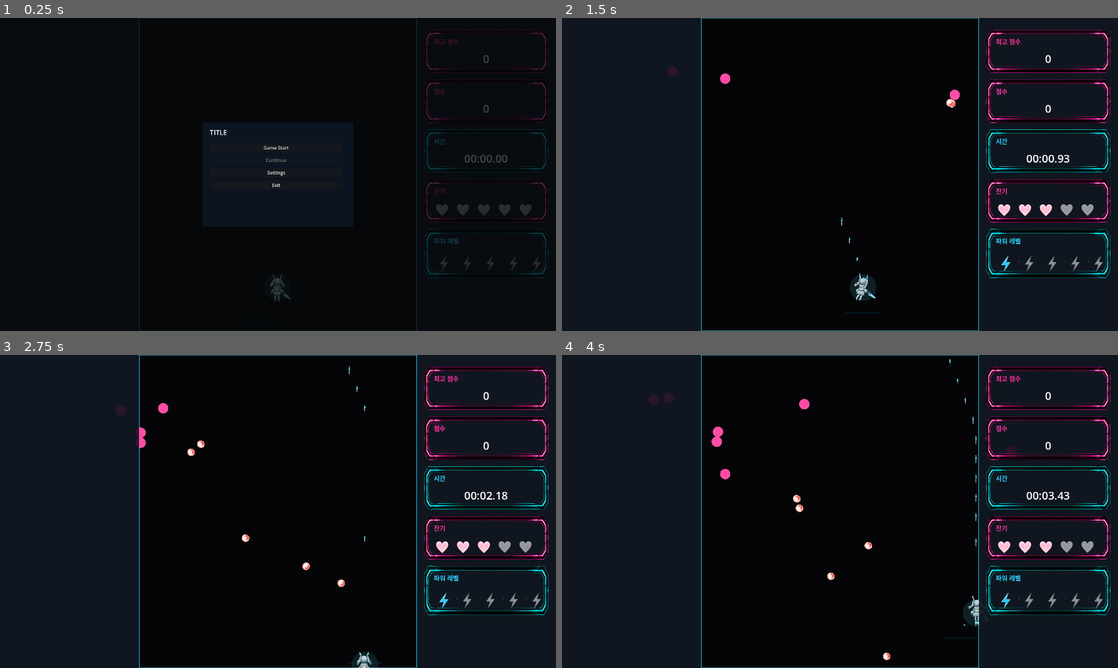
Above: before the commit, frames 1-4 (two rows, left to right).
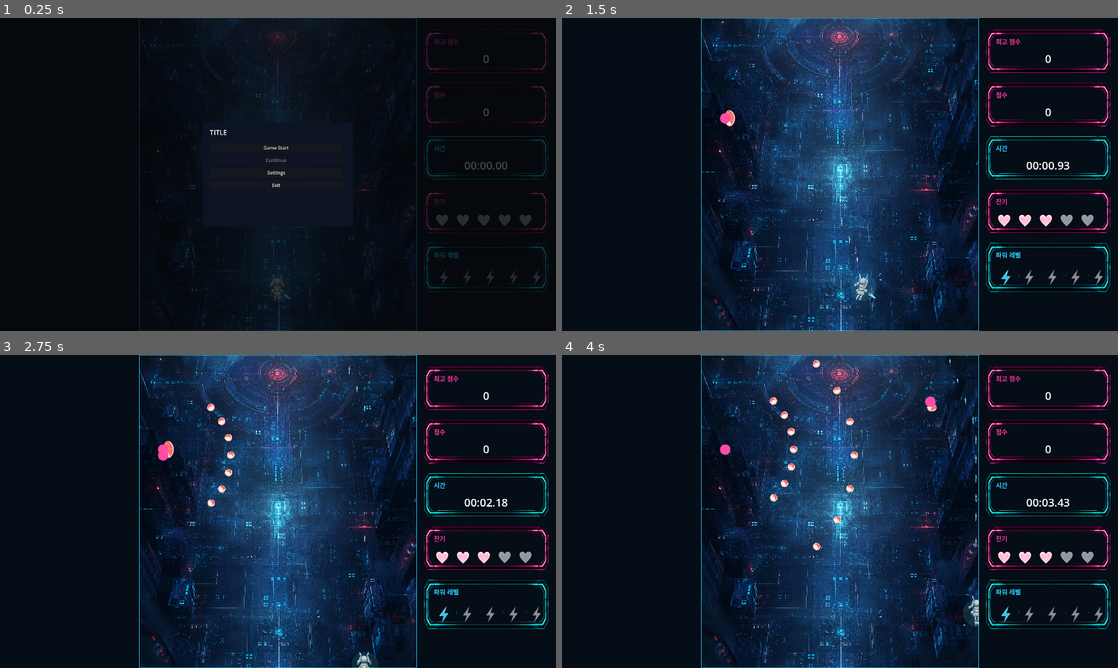
Above: after the commit, the same moments.

Repository: 20230933/project-R
Game: Godot game, scene res://scenes/main.tscn
The game is run twice, just before and just after one commit, with the same random seed, the same clock (stepped at 60 frames per second) and the same inputs.
Inputs:
- Up to frame 1 (0.25 s): no input
- Up to frame 2 (1.5 s): click "Game Start" at 0.5 s; hold Right (move_right) from 1.28 s (still down); hold Z (shoot) from 1.28 s (still down)
- Up to frame 3 (2.75 s): release Right (move_right) at 2.03 s; release Z (shoot) at 2.03 s; hold Down (move_down) from 2.03 s (still down); tap Shift (focus) at 2.1 s; tap Z (shoot) at 2.3 s
- Up to frame 4 (4 s): release Down (move_down) at 2.78 s; hold Right (move_right) 2.78-3.53 s; hold Z (shoot) 2.78-3.53 s; tap X (format) at 2.85 s; hold Up (move_up) from 3.53 s (still down); tap Z (shoot) at 3.6 s

The runs differ from the first frame. In frame 1, 6.8% of the frame differs, in the area x 25-99%, y 0-100%; in frame 2, 49%; in frame 3, 49%; in frame 4, 49%, in the area x 15-100%, y 0-100%.

Commit message:
밸런스 추가

Diff:
--- a/scripts/game.gd
+++ b/scripts/game.gd
@@ -24,9 +24,7 @@
 const BOSS_LAST_SEGMENT := 1
 const BOSS_BULLET_HOMING := 0.06
 
-const BOSS_INTRO_VIDEO_PATH := "res://보스 등장.mp4"
-const BOSS_INTRO_FALLBACK_IMAGE_PATH := "res://보스 스탠딩일러.jpg"
-const BOSS_INTRO_FALLBACK_DURATION := 2.6
+const TEX_BG := "res://배경.png"
 
 const PLAYER_SHOT_SFX_CANDIDATES := [
 	"res://공격 효과음.mp3",
@@ -35,6 +33,15 @@
 const PLAYER_SHOT_SFX_MIN_INTERVAL := 0.12
 
 const ENEMY_POST_FIRE_HANG := 0.65
+
+const ENEMY_PATTERN_ADD_AIMED := 0
+const ENEMY_PATTERN_ADD_FAN := 1
+const ENEMY_PATTERN_ADD_RING := 2
+const ENEMY_PATTERN_AIMED := 10
+const ENEMY_PATTERN_FAN := 11
+const ENEMY_PATTERN_RING := 12
+const ENEMY_PATTERN_SPIRAL := 13
+const ENEMY_PATTERN_CROSS := 14
 
 const WAVE_1_END := 40.0
 const WAVE_2_END := 80.0
@@ -99,7 +106,7 @@
 const HUD_PANEL_SIZE := Vector2(430, 150)
 const HUD_PANEL_X := 24.0
 const HUD_PANEL_Y := 40.0
-const HUD_PANEL_GAP := 22.0
+const HUD_PANEL_GAP := 34.0
 const HUD_TITLE_FS := 22
 const HUD_VALUE_FS := 38
 const HUD_ICON_SIZE := 44.0
@@ -135,8 +142,8 @@
 	var fullscreen := false
 	var settings_from := "title"
 	var format_flash_until := 0.0
-	var boss_intro_playing := false
-	var boss_intro_until := 0.0
+	var hp_score_next := 0
+	var hp_score_step := 0
 
 class Bullet:
 	var active := false
@@ -167,6 +174,11 @@
 	var attack_time := 2.4
 	var pattern := 0
 	var fired := false
+	var repeat_left := 0
+	var repeat_cd := 0.0
+	var repeat_interval := 1.0
+	var spiral_angle := 0.0
+	var fixed_dir := Vector2.DOWN
 
 class Boss:
 	var pos := Vector2.ZERO
@@ -221,6 +233,7 @@
 var tex_hp_off: Texture2D = null
 var tex_lv_on: Texture2D = null
 var tex_lv_off: Texture2D = null
+var tex_bg: Texture2D = null
 
 var player_frames: Array[Texture2D] = []
 var boss_idle_frames: Array[Texture2D] = []
@@ -252,10 +265,6 @@
 func _process(delta: float) -> void:
 	if state.paused:
 		return
-	if state.boss_intro_playing:
-		_update_boss_intro(delta)
-		queue_redraw()
-		return
 
 	player_anim_t += delta
 
@@ -272,6 +281,9 @@
 
 func _draw() -> void:
 	draw_rect(FIELD_RECT, COLOR_FIELD)
+	if tex_bg != null:
+		var center := FIELD_RECT.position + FIELD_RECT.size * 0.5
+		_draw_tex_cover(tex_bg, center, FIELD_RECT.size)
 	draw_rect(FIELD_RECT, COLOR_LINE, false, 2.0)
 
 	for b in player_bullets:
@@ -327,6 +339,7 @@
 	tex_hp_off = load(TEX_ICON_HP_OFF) as Texture2D
 	tex_lv_on = load(TEX_ICON_LV_ON) as Texture2D
 	tex_lv_off = load(TEX_ICON_LV_OFF) as Texture2D
+	tex_bg = load(TEX_BG) as Texture2D
 
 	player_frames = _split_sheet_columns(tex_lumi_sheet, 5)
 	boss_idle_frames = _split_sheet_columns(tex_boss_idle_sheet, 5)
@@ -357,6 +370,19 @@
 	if sz.y <= 0:
 		return
 	var scale := desired_height / float(sz.y)
+	draw_set_transform(pos, 0.0, Vector2(scale, scale))
+	draw_texture(tex, -sz * 0.5)
+	draw_set_transform(Vector2.ZERO, 0.0, Vector2.ONE)
+
+func _draw_tex_cover(tex: Texture2D, pos: Vector2, desired_size: Vector2) -> void:
+	if tex == null:
+		return
+	var sz: Vector2 = Vector2(tex.get_size())
+	if sz.x <= 0.0 or sz.y <= 0.0:
+		return
+	var scale_x := desired_size.x / sz.x
+	var scale_y := desired_size.y / sz.y
+	var scale := maxf(scale_x, scale_y)
 	draw_set_transform(pos, 0.0, Vector2(scale, scale))
 	draw_texture(tex, -sz * 0.5)
 	draw_set_transform(Vector2.ZERO, 0.0, Vector2.ONE)
@@ -483,14 +509,14 @@
 	ui_layer.add_child(hud)
 
 	var left_panel := ColorRect.new()
-	left_panel.color = Color(0.02, 0.05, 0.09, 0.85)
+	left_panel.color = Color(0.02, 0.05, 0.09, 1.0)
 	left_panel.size = Vector2(480, 1080)
 	left_panel.mouse_filter = Control.MOUSE_FILTER_IGNORE
 	hud.add_child(left_panel)
 
 
 	var right_panel := ColorRect.new()
-	right_panel.color = Color(0.02, 0.05, 0.09, 0.85)
+	right_panel.color = Color(0.02, 0.05, 0.09, 1.0)
 	right_panel.size = Vector2(480, 1080)
 	right_panel.position = Vector2(1440, 0)
 	right_panel.mouse_filter = Control.MOUSE_FILTER_IGNORE
@@ -583,7 +609,6 @@
 	])
 
 	ui["settings_overlay"] = _make_settings_overlay(ui_layer)
-	ui["boss_intro_overlay"] = _make_boss_intro_overlay(ui_layer)
 
 
 func _make_value_panel(parent: Control, bg_tex: Texture2D, title_text: String, value_text: String, title_color: Color) -> Label:
@@ -689,7 +714,7 @@
 	icons.add_theme_constant_override("separation", 10)
 	panel.add_child(icons)
 
-	var display_max := 6
+	var display_max := 5
 	for i in range(display_max):
 		var icon := TextureRect.new()
 		icon.texture = tex_lv_off
@@ -1080,8 +1105,8 @@
 	state.wave_phase = 1
 	state.wave_count = 0
 	state.format_flash_until = 0.0
-	state.boss_intro_playing = false
-	state.boss_intro_until = 0.0
+	state.hp_score_next = 0
+	state.hp_score_step = 0
 
 	player.pos = Vector2(FIELD_RECT.position.x + FIELD_RECT.size.x * 0.5, FIELD_RECT.size.y - 150)
 	player.shoot_cd = 0.0
@@ -1093,7 +1118,6 @@
 	boss_anim_t = 0.0
 	boss_stun_until = 0.0
 	boss_death_playing = false
-	_stop_boss_intro()
 	player_facing = Facing.DOWN
 	player_anim_t = 0.0
 	_release_pool(player_bullets)
@@ -1211,11 +1235,11 @@
 			# Straight + slight curves left/right.
 			return [-12.0, 0.0, 12.0]
 		4:
-			# Two straight + two curved.
-			return [0.0, 0.0, -12.0, 12.0]
+			# Clean 4-way spread.
+			return [-10.0, -4.0, 4.0, 10.0]
 		5:
-			# One center straight, two left and two right separated.
-			return [-30.0, -15.0, 0.0, 15.0, 30.0]
+			# Tight 5-way for stable feel at max level.
+			return [-12.0, -6.0, 0.0, 6.0, 12.0]
 		_:
 			return [0.0]
 
@@ -1301,9 +1325,8 @@
 			it.active = false
 
 func _update_enemies(delta: float) -> void:
-	if state.time >= ENEMY_WAVE_TIME and boss == null and not state.boss_intro_playing:
-		_start_boss_intro()
-		return
+	if state.time >= ENEMY_WAVE_TIME and boss == null:
+		_spawn_boss()
 
 	# Continuous spawns from start until boss defeat (result screen pauses processing).
 	# Do not spawn during boss death animation.
@@ -1312,12 +1335,12 @@
 		if state.enemy_spawn_cd <= 0.0:
 			var boss_mode := boss != null
 			state.enemy_spawn_cd = _enemy_spawn_interval(boss_mode)
-			_spawn_attack_enemy(boss_mode)
-			# Occasionally spawn an extra attacker for variety.
-			if boss_mode and rng.randf() < 0.35:
+			if boss_mode:
 				_spawn_attack_enemy(true)
-			elif (not boss_mode) and rng.randf() < 0.22:
-				_spawn_attack_enemy(false)
+				if rng.randf() < 0.35:
+					_spawn_attack_enemy(true)
+			else:
+				_spawn_preboss_pattern(state.time)
 
 	if state.time < ENEMY_WAVE_TIME:
 		var phase := _current_wave_phase(state.time)
@@ -1335,18 +1358,22 @@
 					e.t = 0.0
 					e.fired = false
 					e.shoot_cd = rng.randf_range(0.08, 0.18)
+					e.repeat_cd = 0.0
 				else:
 					e.pos += (d0 / max(dist0, 1.0)) * e.enter_speed * delta
 			1:
-				# Single, quick attack (not a sustained bullet-hell pattern), then a short hang time.
 				if not e.fired:
 					e.shoot_cd -= delta
 					if e.shoot_cd <= 0.0:
 						e.fired = true
 						e.t = 0.0
+				else:
+					e.repeat_cd -= delta
+					if e.repeat_left > 0 and e.repeat_cd <= 0.0:
 						_enemy_fire(e)
-				else:
-					if e.t >= ENEMY_POST_FIRE_HANG:
+						e.repeat_left -= 1
+						e.repeat_cd = e.repeat_interval
+					if e.repeat_left <= 0 and e.t >= e.attack_time:
 						e.state = 2
 			2:
 				e.pos += e.exit_vel * delta
@@ -1359,8 +1386,11 @@
 func _enemy_spawn_interval(boss_mode: bool) -> float:
 	if boss_mode:
 		return BOSS_ADD_SPAWN_INTERVAL
-	# Before boss, ramp up by phase.
-	return _current_wave_interval(state.time)
+	if state.time < 60.0:
+		return 1.2
+	if state.time < 75.0:
+		return 1.0
+	return 0.9
 
 func _spawn_attack_enemy(is_boss_add: bool) -> void:
 	var e := Enemy.new()
@@ -1395,11 +1425,14 @@
 	e.pattern = rng.randi_range(0, 2)
 	match e.pattern:
 		0:
-			e.shoot_interval = 0.9 if is_boss_add else 1.1
+			e.pattern = ENEMY_PATTERN_ADD_AIMED
+			_set_enemy_repeat(e, 1, 1.0, ENEMY_POST_FIRE_HANG)
 		1:
-			e.shoot_interval = 1.1 if is_boss_add else 1.3
+			e.pattern = ENEMY_PATTERN_ADD_FAN
+			_set_enemy_repeat(e, 1, 1.0, ENEMY_POST_FIRE_HANG)
 		2:
-			e.shoot_interval = 1.4 if is_boss_add else 1.6
+			e.pattern = ENEMY_PATTERN_ADD_RING
+			_set_enemy_repeat(e, 1, 1.0, ENEMY_POST_FIRE_HANG)
 	enemies.append(e)
 
 func _spawn_enemy_at(pos: Vector2, speed: float, shoot_interval: float) -> void:
@@ -1416,7 +1449,8 @@
 	e.attack_time = 2.2
 	e.shoot_interval = shoot_interval
 	e.shoot_cd = shoot_interval
-	e.pattern = rng.randi_range(0, 2)
+	e.pattern = ENEMY_PATTERN_AIMED
+	_set_enemy_repeat(e, 1, 1.0, ENEMY_POST_FIRE_HANG)
 
 	var tx: float = clampf(pos.x, FIELD_RECT.position.x + 90.0, FIELD_RECT.position.x + FIELD_RECT.size.x - 90.0)
 	var ty := rng.randf_range(140.0, 260.0)
@@ -1424,137 +1458,145 @@
 	e.exit_vel = Vector2(0, -240.0)
 	enemies.append(e)
 
-func _make_boss_intro_overlay(parent: CanvasLayer) -> Control:
-	var overlay := Control.new()
-	overlay.name = "BossIntroOverlay"
-	overlay.anchor_right = 1.0
-	overlay.anchor_bottom = 1.0
-	overlay.size = WINDOW_SIZE
-	overlay.visible = false
-	parent.add_child(overlay)
-
-	var dim := ColorRect.new()
-	dim.color = Color(0.0, 0.0, 0.0, 0.92)
-	dim.anchor_right = 1.0
-	dim.anchor_bottom = 1.0
-	dim.mouse_filter = Control.MOUSE_FILTER_STOP
-	overlay.add_child(dim)
-
-	var fallback := TextureRect.new()
-	fallback.name = "FallbackImage"
-	fallback.anchor_right = 1.0
-	fallback.anchor_bottom = 1.0
-	fallback.size = WINDOW_SIZE
-	fallback.expand_mode = TextureRect.EXPAND_IGNORE_SIZE
-	fallback.stretch_mode = TextureRect.STRETCH_KEEP_ASPECT_CENTERED
-	fallback.visible = false
-	overlay.add_child(fallback)
-
-	var video := VideoStreamPlayer.new()
-	video.name = "IntroVideo"
-	video.anchor_right = 1.0
-	video.anchor_bottom = 1.0
-	video.size = WINDOW_SIZE
-	video.expand = true
-	video.loop = false
-	video.visible = false
-	video.finished.connect(_on_boss_intro_video_finished)
-	overlay.add_child(video)
-
-	ui["boss_intro_video"] = video
-	ui["boss_intro_fallback"] = fallback
-	return overlay
-
-func _start_boss_intro() -> void:
-	# Prevent re-entry.
-	if state.boss_intro_playing or boss != null:
-		return
-	state.boss_intro_playing = true
-	state.boss_intro_until = 0.0
-
-	# Clean the field for the intro.
-	enemies.clear()
-	for b: Bullet in player_bullets:
-		b.active = false
-	for b2: Bullet in enemy_bullets:
-		b2.active = false
-	for it: Item in items:
-		it.active = false
-
-	var overlay: Control = ui["boss_intro_overlay"]
-	overlay.visible = true
-	ui["pause_overlay"].visible = false
-	ui["title_overlay"].visible = false
-	ui["result_overlay"].visible = false
-	ui["settings_overlay"].visible = false
-
-	var video: VideoStreamPlayer = ui["boss_intro_video"]
-	var fallback: TextureRect = ui["boss_intro_fallback"]
-
-	var stream := load(BOSS_INTRO_VIDEO_PATH)
-	if stream != null:
-		video.stream = stream
-		fallback.visible = false
-		video.visible = true
-		video.play()
+func _set_enemy_repeat(e: Enemy, shots: int, interval: float, hang: float) -> void:
+	e.repeat_left = shots
+	e.repeat_interval = interval
+	e.repeat_cd = 0.0
+	e.attack_time = float(shots) * interval + hang
+
+func _spawn_preboss_pattern(time_sec: float) -> void:
+	state.wave_count += 1
+	var r := rng.randf()
+	if time_sec < 60.0:
+		if r < 0.65:
+			_spawn_pattern_aimed()
+		else:
+			_spawn_pattern_fan()
+		return
+	if time_sec < 75.0:
+		if r < 0.45:
+			_spawn_pattern_aimed()
+		elif r < 0.75:
+			_spawn_pattern_ring()
+		else:
+			_spawn_pattern_cross()
+		return
+	# 75~90s: push spiral + cross, with a little aimed for rhythm.
+	if r < 0.45:
+		_spawn_pattern_spiral()
+	elif r < 0.8:
+		_spawn_pattern_cross()
 	else:
-		_add_log("Boss intro video not supported/missing: " + BOSS_INTRO_VIDEO_PATH)
-		var tex := load(BOSS_INTRO_FALLBACK_IMAGE_PATH)
-		fallback.texture = tex
-		fallback.visible = true
-		video.visible = false
-		state.boss_intro_until = BOSS_INTRO_FALLBACK_DURATION
-
-func _stop_boss_intro() -> void:
-	if not ui.has("boss_intro_overlay"):
-		return
-	var overlay: Control = ui["boss_intro_overlay"]
-	overlay.visible = false
-	if ui.has("boss_intro_video"):
-		var video: VideoStreamPlayer = ui["boss_intro_video"]
-		video.stop()
-		video.visible = false
-	if ui.has("boss_intro_fallback"):
-		var fallback: TextureRect = ui["boss_intro_fallback"]
-		fallback.visible = false
-	state.boss_intro_playing = false
-	state.boss_intro_until = 0.0
-
-func _update_boss_intro(delta: float) -> void:
-	# Fallback timer path (when video can't be played).
-	if state.boss_intro_until > 0.0:
-		state.boss_intro_until -= delta
-		if state.boss_intro_until <= 0.0:
-			_finish_boss_intro()
-			return
-
-func _on_boss_intro_video_finished() -> void:
-	_finish_boss_intro()
-
-func _finish_boss_intro() -> void:
-	if not state.boss_intro_playing:
-		return
-	_stop_boss_intro()
-	_spawn_boss()
+		_spawn_pattern_aimed()
+
+func _spawn_pattern_aimed() -> void:
+	var e := _spawn_pattern_base(Vector2(rng.randf_range(FIELD_RECT.position.x + 120.0, FIELD_RECT.position.x + FIELD_RECT.size.x - 120.0), -60.0))
+	e.pattern = ENEMY_PATTERN_AIMED
+	_set_enemy_repeat(e, 1, 1.0, ENEMY_POST_FIRE_HANG)
+
+func _spawn_pattern_fan() -> void:
+	var mode := rng.randi_range(0, 2)
+	var e: Enemy
+	if mode == 0:
+		e = _spawn_pattern_base(Vector2(rng.randf_range(FIELD_RECT.position.x + 140.0, FIELD_RECT.position.x + FIELD_RECT.size.x - 140.0), -60.0))
+		e.fixed_dir = Vector2.DOWN
+	else:
+		var y := rng.randf_range(160.0, 420.0)
+		if mode == 1:
+			e = _spawn_pattern_base(Vector2(FIELD_RECT.position.x - 120.0, y))
+			e.fixed_dir = Vector2.RIGHT
+		else:
+			e = _spawn_pattern_base(Vector2(FIELD_RECT.position.x + FIELD_RECT.size.x + 120.0, y))
+			e.fixed_dir = Vector2.LEFT
+	e.pattern = ENEMY_PATTERN_FAN
+	_set_enemy_repeat(e, 1, 1.0, ENEMY_POST_FIRE_HANG)
+
+func _spawn_pattern_ring() -> void:
+	var e := _spawn_pattern_base(Vector2(FIELD_RECT.position.x + FIELD_RECT.size.x * 0.5, -60.0))
+	e.pattern = ENEMY_PATTERN_RING
+	_set_enemy_repeat(e, 1, 1.0, ENEMY_POST_FIRE_HANG)
+
+func _spawn_pattern_spiral() -> void:
+	var e := _spawn_pattern_base(Vector2(FIELD_RECT.position.x + FIELD_RECT.size.x * 0.5, -60.0))
+	e.pattern = ENEMY_PATTERN_SPIRAL
+	e.spiral_angle = rng.randf_range(0.0, 360.0)
+	_set_enemy_repeat(e, 20, 0.12, 0.4)
+
+func _spawn_pattern_cross() -> void:
+	_spawn_cross_unit(Vector2(FIELD_RECT.position.x - 120.0, rng.randf_range(180.0, 420.0)), Vector2(1, 1))
+	_spawn_cross_unit(Vector2(FIELD_RECT.position.x + FIELD_RECT.size.x + 120.0, rng.randf_range(180.0, 420.0)), Vector2(-1, 1))
+
+func _spawn_cross_unit(pos: Vector2, dir: Vector2) -> void:
+	var e := _spawn_pattern_base(pos)
+	e.pattern = ENEMY_PATTERN_CROSS
+	e.fixed_dir = dir.normalized()
+	_set_enemy_repeat(e, 5, 0.8, 0.4)
+
+func _spawn_pattern_base(start_pos: Vector2) -> Enemy:
+	var e := Enemy.new()
+	e.hp = 26.0
+	e.state = 0
+	e.t = 0.0
+	e.pos = start_pos
+	e.fired = false
+	e.enter_speed = 260.0
+
+	if start_pos.y < 0.0:
+		var tx := clampf(start_pos.x, FIELD_RECT.position.x + 90.0, FIELD_RECT.position.x + FIELD_RECT.size.x - 90.0)
+		var ty := rng.randf_range(140.0, 260.0)
+		e.target = Vector2(tx, ty)
+		e.exit_vel = Vector2(0, -240.0)
+	else:
+		var ty2 := clampf(start_pos.y, 160.0, 420.0)
+		if start_pos.x < FIELD_RECT.position.x:
+			e.target = Vector2(FIELD_RECT.position.x + 90.0, ty2)
+			e.exit_vel = Vector2(-250.0, -30.0)
+		else:
+			e.target = Vector2(FIELD_RECT.position.x + FIELD_RECT.size.x - 90.0, ty2)
+			e.exit_vel = Vector2(250.0, -30.0)
+
+	enemies.append(e)
+	return e
 
 func _enemy_fire(e: Enemy) -> void:
 	var dir: Vector2 = (player.pos - e.pos).normalized()
 	var start_pos := e.pos + dir * ENEMY_MUZZLE_OFFSET
 	var base_speed: float = rng.randf_range(380.0, 440.0)
 	match e.pattern:
-		0:
-			# Single aimed shot (fast)
+		ENEMY_PATTERN_ADD_AIMED:
 			_spawn_enemy_bullet(start_pos, dir * base_speed, 6.0)
-		1:
-			# Quick dodge-check: small 2-way spread
+		ENEMY_PATTERN_ADD_FAN:
 			for a2 in [-7.0, 7.0]:
 				var d2 := dir.rotated(deg_to_rad(a2)).normalized()
 				_spawn_enemy_bullet(e.pos + d2 * ENEMY_MUZZLE_OFFSET, d2 * (base_speed - 20.0), 6.0)
-		2:
-			# Narrow 3-way aimed burst (still only once)
+		ENEMY_PATTERN_ADD_RING:
 			for a3 in [-9.0, 0.0, 9.0]:
 				var d3 := dir.rotated(deg_to_rad(a3)).normalized()
 				_spawn_enemy_bullet(e.pos + d3 * ENEMY_MUZZLE_OFFSET, d3 * (base_speed - 40.0), 5.5)
+		ENEMY_PATTERN_AIMED:
+			for a in [-10.0, 0.0, 10.0]:
+				var d := dir.rotated(deg_to_rad(a)).normalized()
+				_spawn_enemy_bullet(e.pos + d * ENEMY_MUZZLE_OFFSET, d * rng.randf_range(160.0, 220.0), 6.0)
+		ENEMY_PATTERN_FAN:
+			var base_dir := e.fixed_dir
+			for ang in [-45.0, -30.0, -15.0, 0.0, 15.0, 30.0, 45.0]:
+				var d2 := base_dir.rotated(deg_to_rad(ang)).normalized()
+				_spawn_enemy_bullet(e.pos + d2 * ENEMY_MUZZLE_OFFSET, d2 * 170.0, 6.0)
+		ENEMY_PATTERN_RING:
+			var n := rng.randi_range(16, 24)
+			var spd := rng.randf_range(140.0, 180.0)
+			for i in range(n):
+				var ang2 := (TAU / float(n)) * float(i)
+				var d3 := Vector2(cos(ang2), sin(ang2))
+				_spawn_enemy_bullet(e.pos + d3 * ENEMY_MUZZLE_OFFSET, d3 * spd, 5.5)
+		ENEMY_PATTERN_SPIRAL:
+			var ang3 := deg_to_rad(e.spiral_angle)
+			var d4 := Vector2(cos(ang3), sin(ang3))
+			e.spiral_angle += 12.0
+			_spawn_enemy_bullet(e.pos + d4 * ENEMY_MUZZLE_OFFSET, d4 * 160.0, 5.5)
+		ENEMY_PATTERN_CROSS:
+			var d5 := e.fixed_dir.normalized()
+			_spawn_enemy_bullet(e.pos + d5 * ENEMY_MUZZLE_OFFSET, d5 * 200.0, 6.0)
 
 func _current_wave_interval(time_sec: float) -> float:
 	if time_sec < WAVE_1_END:
@@ -1818,7 +1860,13 @@
 
 		if dist <= PLAYER_GRAZE_RADIUS + b.r and not b.grazed:
 			if state.time >= state.graze_lock_until:
-				state.graze = min(state.graze + GRAZE_CHARGE, 1.0)
+				var min_r: float = PLAYER_HIT_RADIUS + b.r
+				var max_r: float = PLAYER_GRAZE_RADIUS + b.r
+				var t := 0.0
+				if max_r > min_r:
+					t = clampf(1.0 - ((dist - min_r) / (max_r - min_r)), 0.0, 1.0)
+				var gain := lerpf(GRAZE_CHARGE * 0.4, GRAZE_CHARGE * 1.6, t)
+				state.graze = min(state.graze + gain, 1.0)
 			b.grazed = true
 
 	for it: Item in items:
@@ -1845,7 +1893,7 @@
 
 	for i in range(enemies.size() - 1, -1, -1):
 		if enemies[i].hp <= 0.0:
-			_spawn_item(enemies[i].pos, 2)
+			_spawn_item(enemies[i].pos, 3)
 			_add_score(800)
 			enemies.remove_at(i)
 
@@ -1941,6 +1989,15 @@
 
 func _add_score(amount: int) -> void:
 	state.score += amount
+	if _power_level() >= 5:
+		if state.hp_score_next <= 0:
+			state.hp_score_next = state.score + 500
+			state.hp_score_step = 500
+		while state.score >= state.hp_score_next:
+			if state.life < state.max_life:
+				state.life += 1
+			state.hp_score_next += state.hp_score_step
+			state.hp_score_step += 300
 	if state.score > state.best_score:
 		state.best_score = state.score
 		_save_score()
Not shown, changed: 1분 30초간 잡몹 패턴
